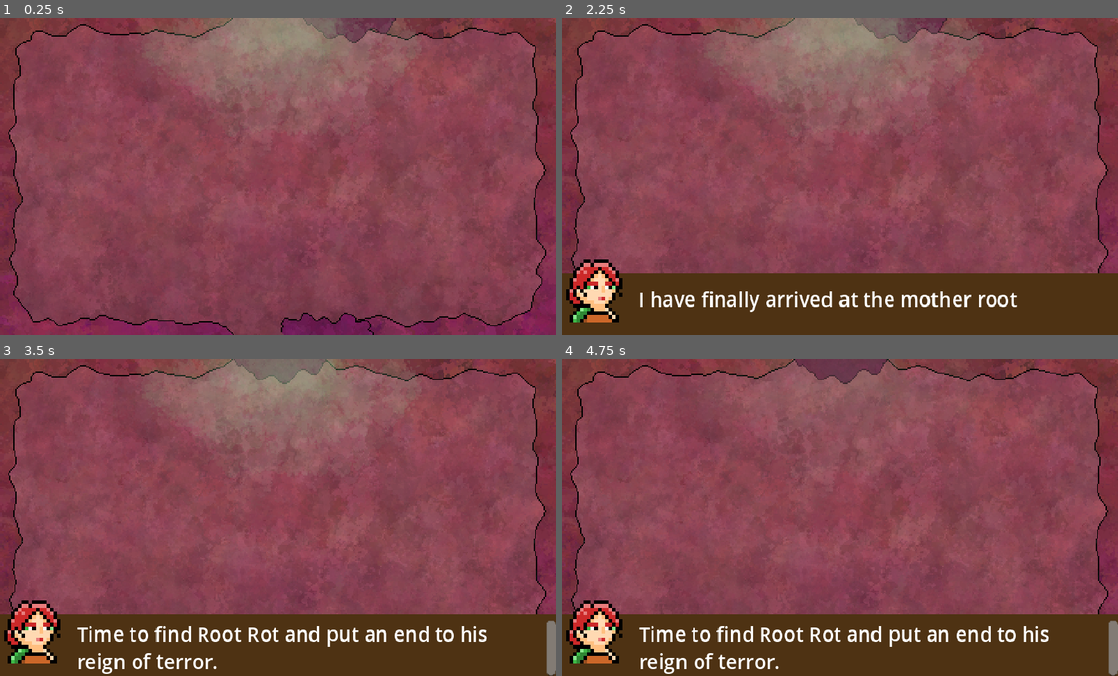
Above: before the commit, frames 1-4 (two rows, left to right).
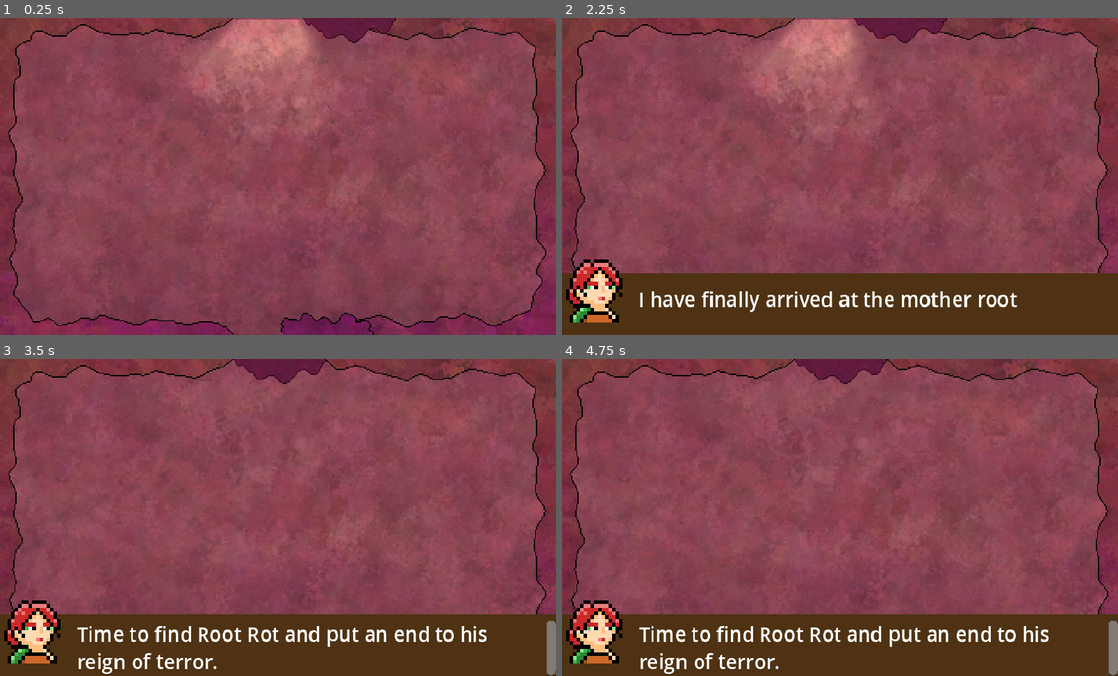
Above: after the commit, the same moments.

Repository: clayjohn/GGJ-2023
Game: Godot game, scene res://Level/Level1.tscn
Two runs of this game, one before a commit and one after it. Both use one fixed random seed, a clock stepped at 60 frames per second and the inputs below. This scene is started directly instead of the project's main scene.
Inputs:
- Up to frame 1 (0.25 s): no input
- Up to frame 2 (2.25 s): tap Enter at 0.5 s; hold D (right) 0.53-1.28 s; hold Space (attack) 0.53-1.28 s; hold S (down) 1.28-2.03 s; tap Space (attack) at 1.35, 2 s; hold D (right) from 2.03 s (still down); hold Space (attack) from 2.03 s (still down)
- Up to frame 3 (3.5 s): release D (right) at 2.78 s; release Space (attack) at 2.78 s; hold W (up) from 2.78 s (still down); tap Space (attack) at 2.85 s
- Up to frame 4 (4.75 s): release W (up) at 3.53 s; hold Space (attack) 3.53-4.28 s; hold A (left) from 3.53 s (still down); tap Enter at 4.25 s; tap Space (attack) at 4.35 s

The runs differ from the first frame. In frame 1, 7.3% of the frame differs, in the area x 26-76%, y 0-29%; in frame 2, 7.6%; in frame 3, 9.1%, in the area x 26-76%, y 0-31%; in frame 4, 0.7%.
Error in both runs: Invalid call. Nonexistent function 'get_player' in base 'Window'. (res://Level/Level1.gd:6)

Commit message:
Convert glow into a light in level 1 and add shadows

Diff:
--- a/Level/Level1.tscn
+++ b/Level/Level1.tscn
@@ -7,10 +7,13 @@
 [ext_resource type="Texture2D" uid="uid://ceci362umbs38" path="res://Assets/Backgrounds/Level 2 Door Bottom.png" id="3_u0wpm"]
 [ext_resource type="Texture2D" uid="uid://berbj0v8lyh2w" path="res://Assets/Backgrounds/Level 2 Background Outside Glow.png" id="4_5ht2l"]
 
-[sub_resource type="RectangleShape2D" id="RectangleShape2D_0s22g"]
+[sub_resource type="RectangleShape2D" id="RectangleShape2D_sjg8i"]
 size = Vector2(16, 70)
 
-[sub_resource type="Animation" id="Animation_phl0g"]
+[sub_resource type="OccluderPolygon2D" id="OccluderPolygon2D_vqg5d"]
+polygon = PackedVector2Array(-36, -128, -33, -122, -17, -111, 4, -108, 31, -115, 39, -127, 39, -132, -36, -132)
+
+[sub_resource type="Animation" id="Animation_lavn8"]
 length = 0.001
 step = 1.0
 tracks/0/type = "value"
@@ -114,23 +117,29 @@
 "values": [true]
 }
 
-[sub_resource type="AnimationLibrary" id="AnimationLibrary_xyepm"]
+[sub_resource type="AnimationLibrary" id="AnimationLibrary_cs8xq"]
 _data = {
-"RESET": SubResource("Animation_phl0g"),
-"enter": SubResource("Animation_u68hk")
-}
-
-[sub_resource type="RectangleShape2D" id="RectangleShape2D_iuqrp"]
+"RESET": SubResource("Animation_lavn8"),
+"enter": SubResource("Animation_2vrxk")
+}
+
+[sub_resource type="RectangleShape2D" id="RectangleShape2D_jjf2u"]
 size = Vector2(16, 243.5)
 
-[sub_resource type="RectangleShape2D" id="RectangleShape2D_5hbxo"]
+[sub_resource type="RectangleShape2D" id="RectangleShape2D_tkkct"]
 size = Vector2(16, 180)
 
-[sub_resource type="AtlasTexture" id="AtlasTexture_u2qc1"]
+[sub_resource type="OccluderPolygon2D" id="OccluderPolygon2D_7n5et"]
+polygon = PackedVector2Array(187, 0, 180, 7, 71, 7, 71, -20, 187, -20)
+
+[sub_resource type="OccluderPolygon2D" id="OccluderPolygon2D_4rshu"]
+polygon = PackedVector2Array(263, 0, 263, 2, 270, 9, 327, 17, 357, 16, 356, -22, 263, -22)
+
+[sub_resource type="AtlasTexture" id="AtlasTexture_afttc"]
 atlas = ExtResource("2_3sa4s")
 region = Rect2(22, 18, 18, 17)
 
-[sub_resource type="RectangleShape2D" id="RectangleShape2D_4rcky"]
+[sub_resource type="RectangleShape2D" id="RectangleShape2D_nehfn"]
 size = Vector2(60, 5)
 
 [node name="Level" type="Node2D"]
@@ -147,7 +156,10 @@
 [node name="CollisionShape2D" type="CollisionShape2D" parent="Door/StaticBody2D"]
 position = Vector2(0, -120)
 rotation = 1.5708
-shape = SubResource("RectangleShape2D_0s22g")
+shape = SubResource("RectangleShape2D_sjg8i")
+
+[node name="LightOccluder2D" type="LightOccluder2D" parent="Door"]
+occluder = SubResource("OccluderPolygon2D_vqg5d")
 
 [node name="Door2" type="Sprite2D" parent="."]
 z_index = -11
@@ -175,42 +187,52 @@
 texture = ExtResource("3_q50nw")
 metadata/_edit_lock_ = true
 
-[node name="Glow" type="TextureRect" parent="."]
-offset_right = 40.0
-offset_bottom = 40.0
+[node name="Glow" type="PointLight2D" parent="."]
+position = Vector2(225, -41)
+color = Color(0.827451, 1, 0.768627, 1)
+energy = 2.0
+shadow_enabled = true
+shadow_filter = 2
+shadow_filter_smooth = 5.0
 texture = ExtResource("4_5ht2l")
-metadata/_edit_lock_ = true
+offset = Vector2(0, 170)
 
 [node name="Walls" type="StaticBody2D" parent="."]
 metadata/_edit_lock_ = true
 
 [node name="Left" type="CollisionShape2D" parent="Walls"]
 position = Vector2(8, 134)
-shape = SubResource("RectangleShape2D_iuqrp")
+shape = SubResource("RectangleShape2D_jjf2u")
 
 [node name="Right" type="CollisionShape2D" parent="Walls"]
 position = Vector2(440, 134.25)
-shape = SubResource("RectangleShape2D_iuqrp")
+shape = SubResource("RectangleShape2D_jjf2u")
 
 [node name="TopLeft" type="CollisionShape2D" parent="Walls"]
 position = Vector2(86.75, 8)
 rotation = -1.5708
-shape = SubResource("RectangleShape2D_5hbxo")
+shape = SubResource("RectangleShape2D_tkkct")
 
 [node name="TopRight" type="CollisionShape2D" parent="Walls"]
 position = Vector2(360, 8)
 rotation = -1.5708
-shape = SubResource("RectangleShape2D_5hbxo")
+shape = SubResource("RectangleShape2D_tkkct")
 
 [node name="BottomLeft" type="CollisionShape2D" parent="Walls"]
 position = Vector2(88, 248)
 rotation = -1.5708
-shape = SubResource("RectangleShape2D_5hbxo")
+shape = SubResource("RectangleShape2D_tkkct")
 
 [node name="BottomRight" type="CollisionShape2D" parent="Walls"]
 position = Vector2(350, 248)
 rotation = -1.5708
-shape = SubResource("RectangleShape2D_5hbxo")
+shape = SubResource("RectangleShape2D_tkkct")
+
+[node name="LightOccluder2D" type="LightOccluder2D" parent="Walls"]
+occluder = SubResource("OccluderPolygon2D_7n5et")
+
+[node name="LightOccluder2D2" type="LightOccluder2D" parent="Walls"]
+occluder = SubResource("OccluderPolygon2D_4rshu")
 
 [node name="CanvasLayer" type="CanvasLayer" parent="."]
 layer = 12
Not shown: 5 places in Level/Level1.tscn that only renumber resources
